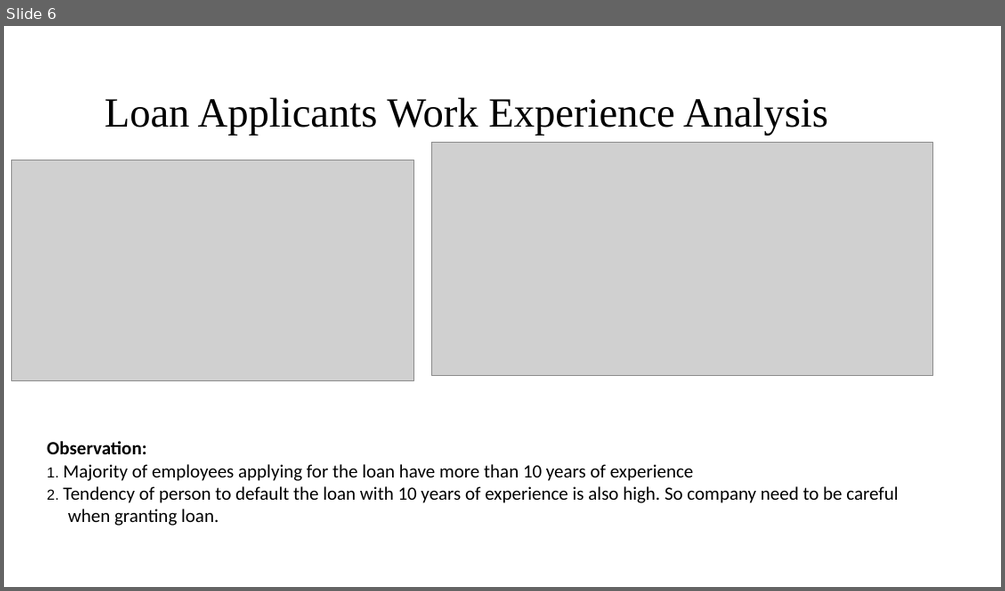
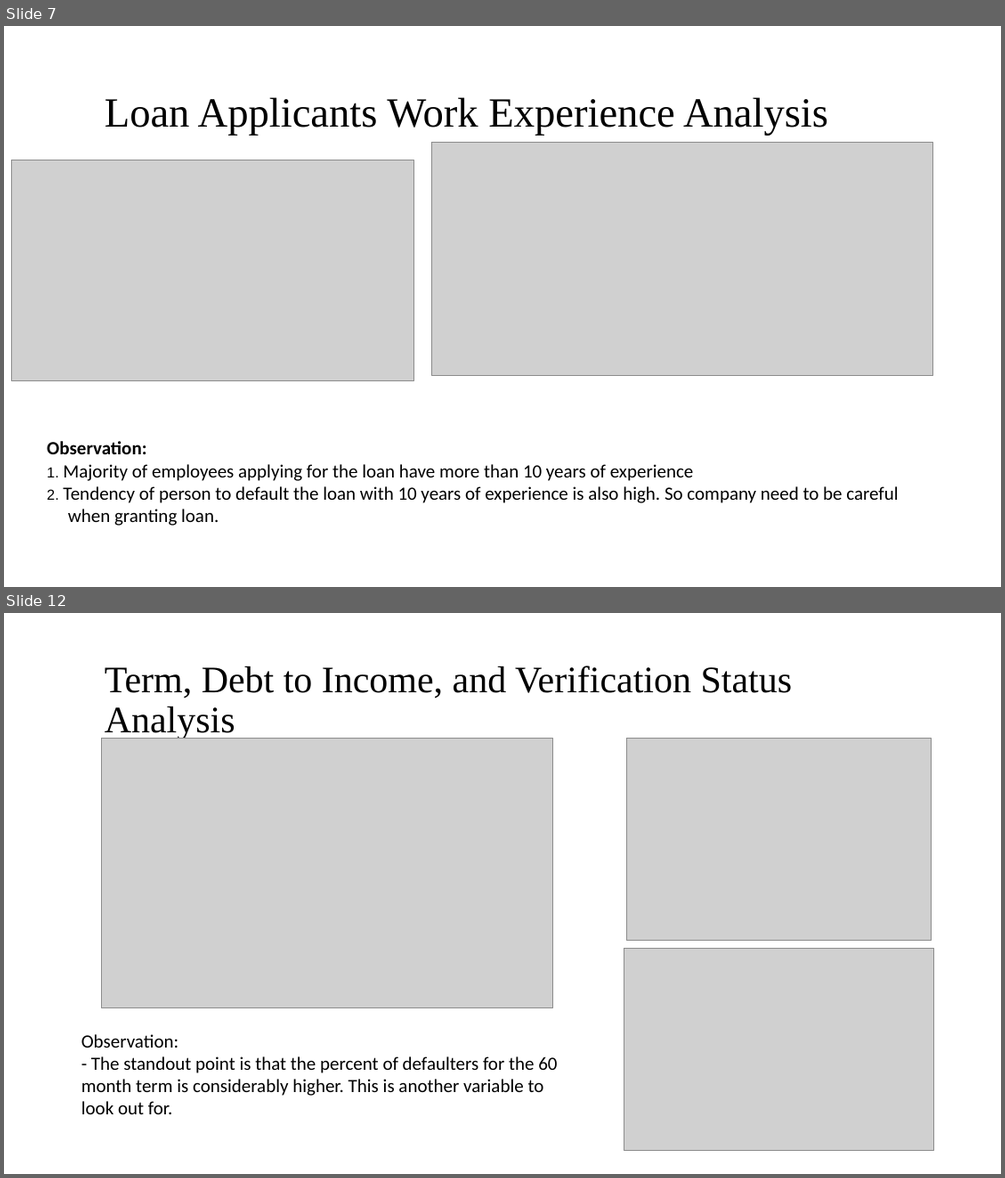
Before and after one commit to ArjunAshokKumar/Lending-Club-Case-Study, a slide deck: Niraj Kumar.pptx. Shown one above the other, each under a label of ours: slide 6 before the commit, slides 7 and 12 after it; the slides between them are not shown. The pictures are 1005x591 and 1005x1178 pixels, drawn with LibreOffice and Linux fonts; fonts in the diff are those of the drawing; grey boxes stand for pictures; background and template pictures are left out. Boxes give left, top, right and bottom in pixels: in the first picture for what was removed or moved away, otherwise in the second. Text is boxed around its words. In the diff, an @@ line names an element or a change of style, - is before the commit and + after.

Commit message:
Income analysis and  PPT

```diff
--- a/Niraj Kumar.pptx
+++ b/Niraj Kumar.pptx
@@ slide 12 added at (4,613,1001,1174), background #FFFFFF @@
@@ title added at (105,666,793,739), 36 pt, text #000000 @@
+Term, Debt to Income, and Verification Status Analysis
@@ picture added at (102,738,553,1008) @@
@@ picture added at (627,738,931,941) @@
@@ picture added at (624,948,934,1151) @@
@@ text added at (81,1034,557,1114), 18 pt, text #000000 @@
+Observation:
+- The standout point is that the percent of defaulters for the 60 month term is considerably higher. This is another variable to look out for.
@@ what was slide 6 is now slide 7 @@
```
Also in this commit, not shown: 7 other slides added, 5 slides removed, 1 other file.
